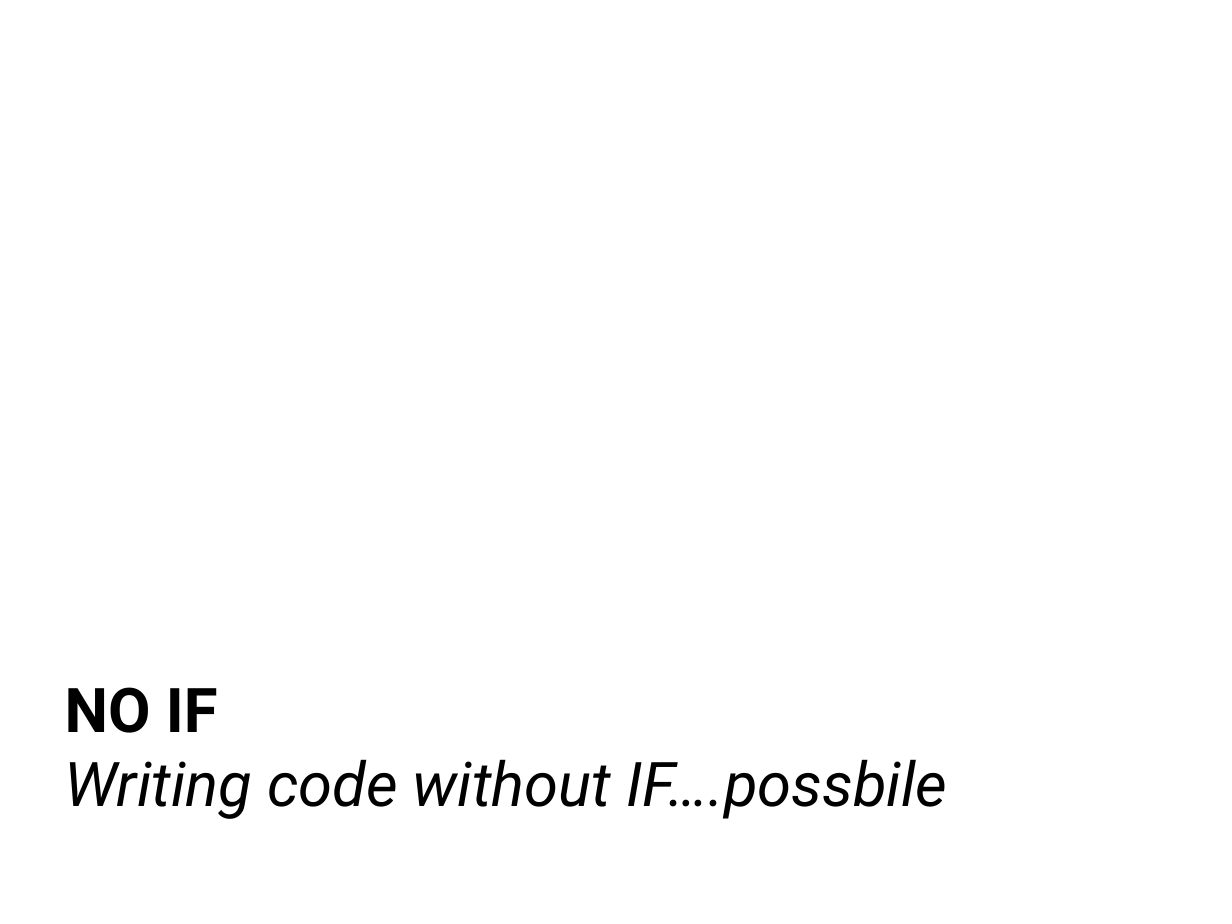
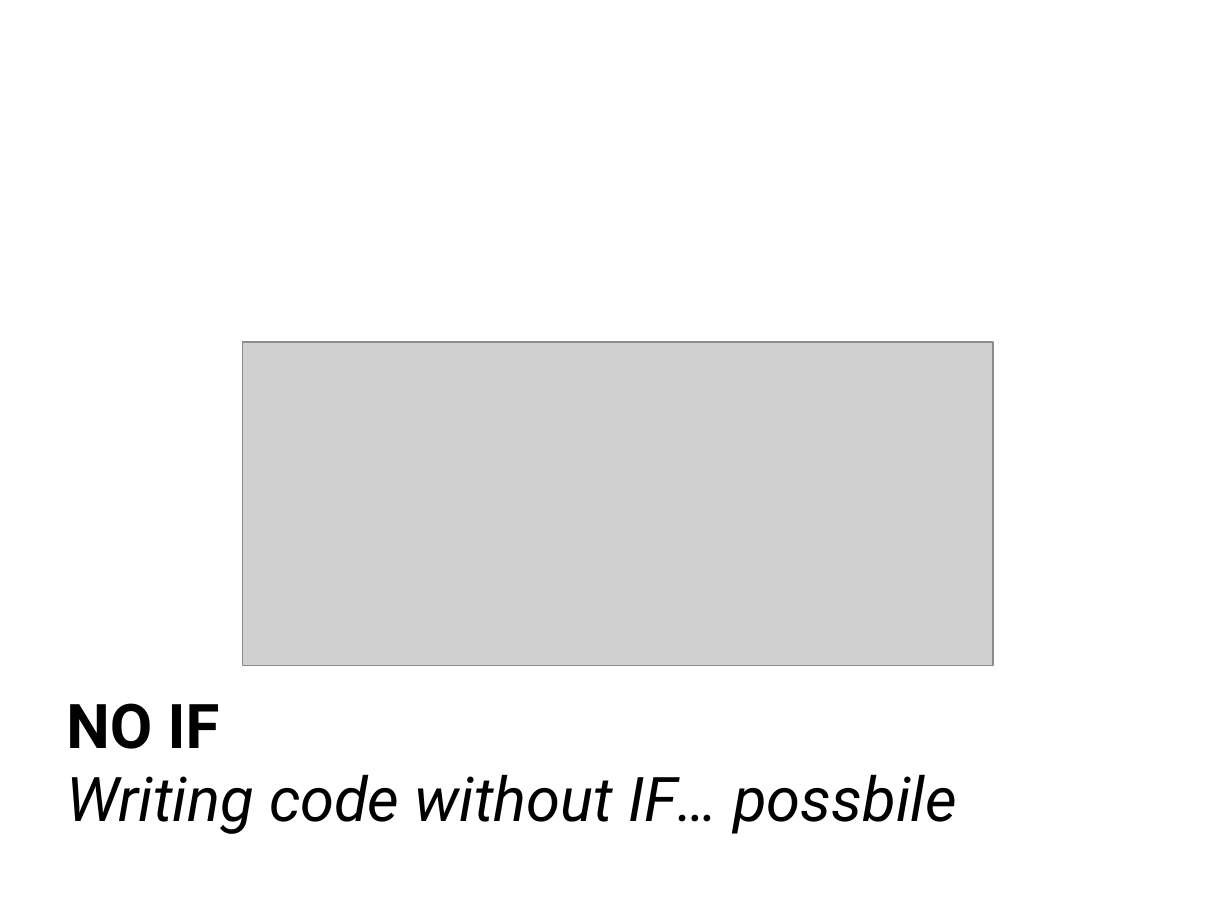
Before and after one commit to kentoo/NoIF, a slide deck: slide 2 of docs/noif.pptx. Drawn at 1232x924 pixels with LibreOffice and Linux fonts; fonts in the diff are those of the drawing; grey boxes stand for pictures; background and template pictures are left out. Boxes give left, top, right and bottom in pixels: in the first picture for what was removed or moved away, otherwise in the second. Text is boxed around its words. In the diff, an @@ line names an element or a change of style, - is before the commit and + after.

```diff
--- a/docs/noif.pptx
+++ b/docs/noif.pptx
@@ picture added at bbox=[243, 342, 993, 665] @@
@@ text "NO IF": place and size @@
-text "NO IF" at bbox=[65, 687, 947, 819]
+text "NO IF" at bbox=[66, 703, 956, 834]
@@ text at bbox=[66, 774, 956, 834]: text changed @@
-Writing code without IF….possbile
+Writing code without IF… possbile
```
Also in this commit, not shown: 4 slides added, 1 slide removed, 3 other files.
